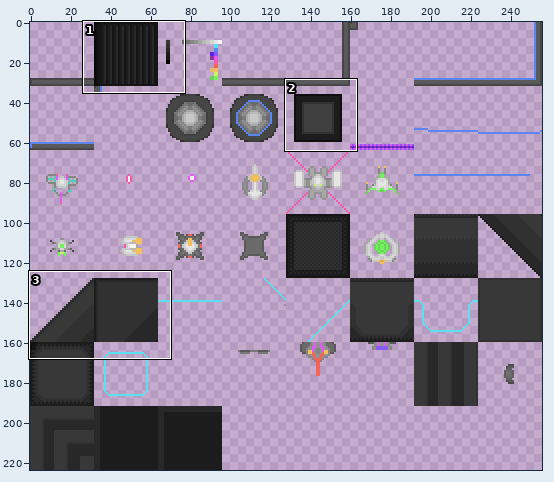
Edited in one commit: sprite sheet (Assets/Graphics/ConceptArts.png). The first picture is a wide view before the edit; the outline marks the close-up.
Close-up. Old version:
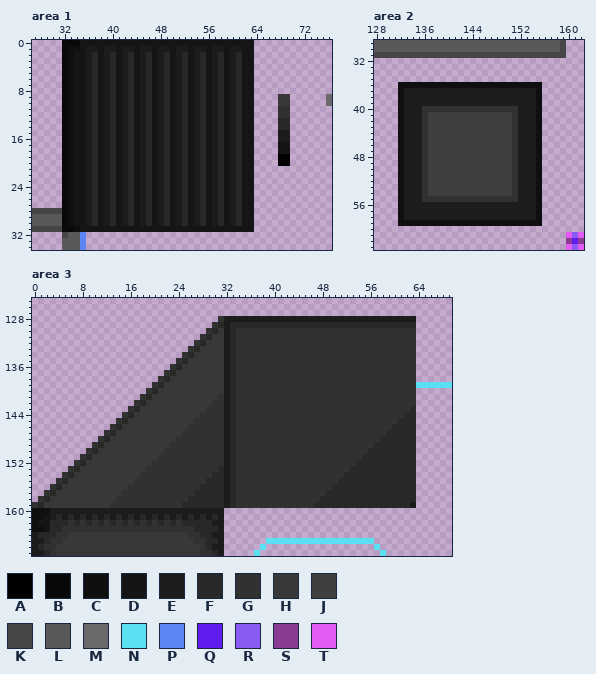
The file is 256x224 pixels. Pixels under 10% opacity are left out. Colours within 5 levels of each other are drawn and written as one. Shown: area 1: x 27..76, y 0..34; area 2: x 128..162, y 29..63; area 3: x 0..69, y 125..167.
Palette (. is transparent): A #000000  B #090909  C #0f0f0f  D #151515  E #1c1c1c  F #282828  G #313131  H #383838  J #3f3f3f  K #464646  L #595959  M #6a6a6a  N #5bdff3  P #5b85f3  Q #601dee  R #8a5bf3  S #8a3c93  T #e35bf3
Pixels before, area 1, first column x 27:
 0 .....BBBDDDDDDDDDDDDDDDDDDDDDDDDDDDDD.............
 1 .....BCCDEEDEEDEEDEEDEEDEEDEEDEEDEEDD.............
 2 .....BCDDEFDEFDEFDEFDEFDEFDEFDEFDEFDD.............
 3 .....BCDDEFDEFDEFDEFDEFDEFDEFDEFDEFDD.............
 4 .....BCDDEFDEFDEFDEFDEFDEFDEFDEFDEFDD.............
 5 .....BCDDEFDEFDEFDEFDEFDEFDEFDEFDEFDD.............
 6 .....BCDDEFDEFDEFDEFDEFDEFDEFDEFDEFDD.............
 7 .....BCDDEFDEFDEFDEFDEFDEFDEFDEFDEFDD.............
 8 .....BCDDEFDEFDEFDEFDEFDEFDEFDEFDEFDD.............
 9 .....BCDDEFDEFDEFDEFDEFDEFDEFDEFDEFDD....HH......M
10 .....BCDDEFDEFDEFDEFDEFDEFDEFDEFDEFDD....HH......M
11 .....BCDDEFDEFDEFDEFDEFDEFDEFDEFDEFDD....GG.......
12 .....BCDDEFDEFDEFDEFDEFDEFDEFDEFDEFDD....GG.......
13 .....BCDDEFDEFDEFDEFDEFDEFDEFDEFDEFDD....FF.......
14 .....BCDDEFDEFDEFDEFDEFDEFDEFDEFDEFDD....FF.......
15 .....BCDDEFDEFDEFDEFDEFDEFDEFDEFDEFDD....EE.......
16 .....BCDDEFDEFDEFDEFDEFDEFDEFDEFDEFDD....EE.......
17 .....BCDDEFDEFDEFDEFDEFDEFDEFDEFDEFDD....DD.......
18 .....BCDDEFDEFDEFDEFDEFDEFDEFDEFDEFDD....DD.......
19 .....BCDDEFDEFDEFDEFDEFDEFDEFDEFDEFDD....AA.......
20 .....BCDDEFDEFDEFDEFDEFDEFDEFDEFDEFDD....AA.......
21 .....BCDDEFDEFDEFDEFDEFDEFDEFDEFDEFDD.............
22 .....BCDDEFDEFDEFDEFDEFDEFDEFDEFDEFDD.............
23 .....BCDDEFDEFDEFDEFDEFDEFDEFDEFDEFDD.............
24 .....BCDDEFDEFDEFDEFDEFDEFDEFDEFDEFDD.............
25 .....BCDDEFDEFDEFDEFDEFDEFDEFDEFDEFDD.............
26 .....BCDDEFDEFDEFDEFDEFDEFDEFDEFDEFDD.............
27 .....BCDDEFDEFDEFDEFDEFDEFDEFDEFDEFDD.............
28 KKKKKBCDDEFDEFDEFDEFDEFDEFDEFDEFDEFDD.............
29 LLLLLBCDDEFDEFDEFDEFDEFDEFDEFDEFDEFDD.............
30 LLLLLBCDDEFDEFDEFDEFDEFDEFDEFDEFDEFDD.............
31 KKKKKBBCDDDDDDDDDDDDDDDDDDDDDDDDDDDDD.............
32 .....KLLP.........................................
33 .....LLLP.........................................
34 .....LLLP.........................................
Pixels before, area 2, first column x 128:
29 LLLLLLLLLLLLLLLLLLLLLLLLLLLLLLLK...
30 LLLLLLLLLLLLLLLLLLLLLLLLLLLLLLLK...
31 KKKKKKKKKKKKKKKKKKKKKKKKKKKKKKKK...
32 ...................................
33 ...................................
34 ...................................
35 ...................................
36 ....CCCCCCCCCCCCCCCCCCCCCCCC.......
37 ....CEEEEEEEEEEEEEEEEEEEEEEC.......
38 ....CEEEEEEEEEEEEEEEEEEEEEEC.......
39 ....CEEEEEEEEEEEEEEEEEEEEEEC.......
40 ....CEEEGGGGGGGGGGGGGGGGEEEC.......
41 ....CEEEGJJJJJJJJJJJJJJGEEEC.......
42 ....CEEEGJJJJJJJJJJJJJJGEEEC.......
43 ....CEEEGJJJJJJJJJJJJJJGEEEC.......
44 ....CEEEGJJJJJJJJJJJJJJGEEEC.......
45 ....CEEEGJJJJJJJJJJJJJJGEEEC.......
46 ....CEEEGJJJJJJJJJJJJJJGEEEC.......
47 ....CEEEGJJJJJJJJJJJJJJGEEEC.......
48 ....CEEEGJJJJJJJJJJJJJJGEEEC.......
49 ....CEEEGJJJJJJJJJJJJJJGEEEC.......
50 ....CEEEGJJJJJJJJJJJJJJGEEEC.......
51 ....CEEEGJJJJJJJJJJJJJJGEEEC.......
52 ....CEEEGJJJJJJJJJJJJJJGEEEC.......
53 ....CEEEGJJJJJJJJJJJJJJGEEEC.......
54 ....CEEEGJJJJJJJJJJJJJJGEEEC.......
55 ....CEEEGGGGGGGGGGGGGGGGEEEC.......
56 ....CEEEEEEEEEEEEEEEEEEEEEEC.......
57 ....CEEEEEEEEEEEEEEEEEEEEEEC.......
58 ....CEEEEEEEEEEEEEEEEEEEEEEC.......
59 ....CCCCCCCCCCCCCCCCCCCCCCCC.......
60 ...................................
61 ................................TRT
62 ................................SQS
63 ................................TRT
Pixels before, area 3 (only the part around the change), first column x 0:
125 ...................................................................
126 ...................................................................
127 ...................................................................
128 ...............................GEEEEEEEEEEEEEEEEEEEEEEEEEEEEEEEE...
129 ..............................GFEFFFFFFFFFFFFFFFFFFFFFFFFFFFFFFF...
130 .............................GFHEFGGGGGGGGGGGGGGGGGGGGGGGGGGGGGG...
131 ............................GFHHEFGGGGGGGGGGGGGGGGGGGGGGGGGGGGGG...
132 ...........................GFHHHEFGGGGGGGGGGGGGGGGGGGGGGGGGGGGGG...
133 ..........................GFHHHHEFGGGGGGGGGGGGGGGGGGGGGGGGGGGGGG...
134 .........................GFHHHHHEFGGGGGGGGGGGGGGGGGGGGGGGGGGGGGG...
135 ........................GFHHHHHHEFGGGGGGGGGGGGGGGGGGGGGGGGGGGGGG...
136 .......................GFHHHHHHHEFGGGGGGGGGGGGGGGGGGGGGGGGGGGGGG...
137 ......................GFHHHHHHHHEFGGGGGGGGGGGGGGGGGGGGGGGGGGGGGG...
138 .....................GFHHHHHHHHHEFGGGGGGGGGGGGGGGGGGGGGGGGGGGGGG...
139 ....................GFHHHHHHHHHHEFGGGGGGGGGGGGGGGGGGGGGGGGGGGGGGNNN
140 ...................GFHHHHHHHHHHHEFGGGGGGGGGGGGGGGGGGGGGGGGGGGGGG...
141 ..................GFHHHHHHHHHHHGEFGGGGGGGGGGGGGGGGGGGGGGGGGGGGGG...
142 .................GFHHHHHHHHHHHGGEFGGGGGGGGGGGGGGGGGGGGGGGGGGGGGG...
143 ................GFHHHHHHHHHHHGGGEFGGGGGGGGGGGGGGGGGGGGGGGGGGGGGF...
144 ...............GFHHHHHHHHHHHGGGGEFGGGGGGGGGGGGGGGGGGGGGGGGGGGGFF...
145 ..............GFHHHHHHHHHHHGGGGGEFGGGGGGGGGGGGGGGGGGGGGGGGGGGFFF...
146 .............GFHHHHHHHHHHHGGGGGGEFGGGGGGGGGGGGGGGGGGGGGGGGGGFFFF...
147 ............GFHHHHHHHHHHHGGGGGGGEFGGGGGGGGGGGGGGGGGGGGGGGGGFFFFF...
148 ...........GFHHHHHHHHHHHGGGGGGGGEFGGGGGGGGGGGGGGGGGGGGGGGGFFFFFF...
149 ..........GFHHHHHHHHHHHGGGGGGGGGEFGGGGGGGGGGGGGGGGGGGGGGGFFFFFFF...
150 .........GFHHHHHHHHHHHGGGGGGGGGGEFGGGGGGGGGGGGGGGGGGGGGGFFFFFFFF...
151 ........GFHHHHHHHHHHHGGGGGGGGGGGEFGGGGGGGGGGGGGGGGGGGGGFFFFFFFFF...
152 .......GFHHHHHHHHHHHGGGGGGGGGGGGEFGGGGGGGGGGGGGGGGGGGGFFFFFFFFFF...
153 ......GFHHHHHHHHHHHGGGGGGGGGGGGFEFGGGGGGGGGGGGGGGGGGGFFFFFFFFFFF...
154 .....GFHHHHHHHHHHHGGGGGGGGGGGGFFEFGGGGGGGGGGGGGGGGGGFFFFFFFFFFFF...
155 ....GFHHHHHHHHHHHGGGGGGGGGGGGFFFEFGGGGGGGGGGGGGGGGGFFFFFFFFFFFFF...
156 ...GFHHHHHHHHHHHGGGGGGGGGGGGFFFFEFGGGGGGGGGGGGGGGGFFFFFFFFFFFFFF...
157 ..GFHHHHHHHHHHHGGGGGGGGGGGGFFFFFEFGGGGGGGGGGGGGGGFFFFFFFFFFFFFFF...
158 .GFHHHHHHHHHHHGGGGGGGGGGGGFFFFFFEFGGGGGGGGGGGGGGFFFFFFFFFFFFFFFF...
159 GFHHHHHHHHHHHGGGGGGGGGGGGFFFFFFFEFGGGGGGGGGGGGGFFFFFFFFFFFFFFFFE...
160 CCCEEEEEEEEEEEEEEEEEEEEEEEEEEEEE...................................
161 CCDEFEFEFEFEFEFEFEFEFEFEFEFEFEFE...................................
162 CDDFFFGFGFGFGFGFGFGFGFGFGFFFFFEE...................................
163 CCDFFGGGGGGGGGGGGGGGGGGGGGGFFFFE...................................
164 EFFFGGHHHHHHHHHHHHHHHHHHHHGGFFEE...................................
165 EEFGGHHHHHHHHHHHHHHHHHHHHHHGGFFE.......NNNNNNNNNNNNNNNNNN..........
166 EFGGHHHHHHHHHHHHHHHHHHHHHHHHGFEE......N..................N.........
167 EEFGHHHHHHHHHHHHHHHHHHHHHHHHGGFE.....N....................N........
After:
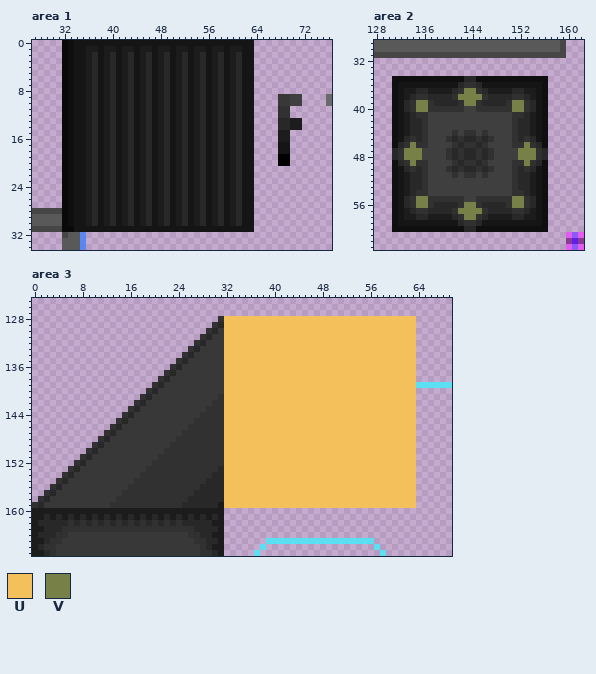
Colours new in this view: U #f3c05b  V #778046
From old to new:
Changed rows in their new state; - is an unchanged pixel.
Area 1:
first column x 33:
 0 CD
 1 -D
first column x 70:
 9 JJ
10 JJ
13 EE
14 EE
first column x 34:
31 D
Area 2:
first column x 131:
35 CCCCCCCCCCCCFFCCCCCCCCCCCC
36 CDDDDDDDDDDFGGFDDDDDDDDDDC
37 CD--FF----FGVVGF----FF--DC
38 CD-FGGFFFFGVVVVGFFFFGGF-DC
39 CDFGVVGFFFFGVVGFFFFGVVGFDC
40 CDFGVV------JJ------VVGFDC
41 CD-FG----------------GF-DC
42 CD-FF----------------FF-DC
43 CD-FF----------------FF-DC
44 CD-FF-----G-GG-G-----FF-DC
45 CDFGF----GFGFFGFG----FGFDC
46 CFGVG-----GFGGFG-----GVGFC
47 FGVVVJ---GFGFFGFG---JVVVGF
48 FGVVVJ---GFGFFGFG---JVVVGF
49 CFGVG-----GFGGFG-----GVGFC
50 CDFGF----GFGFFGFG----FGFDC
51 CD-FF-----G-GG-G-----FF-DC
52 CD-FF----------------FF-DC
53 CD-FF----------------FF-DC
54 CD-FG----------------GF-DC
55 CDFGVV------JJ------VVGFDC
56 CDFGVVGFFFFGVVGFFFFGVVGFDC
57 CD-FGGFFFFGVVVVGFFFFGGF-DC
58 CD--FF----FGVVGF----FF--DC
59 CDDDDDDDDDDFGGFDDDDDDDDDDC
60 CCCCCCCCCCCCFFCCCCCCCCCCCC
Area 3:
first column x 0:
128 --------------------------------UUUUUUUUUUUUUUUUUUUUUUUUUUUUUUUU
129 --------------------------------UUUUUUUUUUUUUUUUUUUUUUUUUUUUUUUU
130 --------------------------------UUUUUUUUUUUUUUUUUUUUUUUUUUUUUUUU
131 --------------------------------UUUUUUUUUUUUUUUUUUUUUUUUUUUUUUUU
132 --------------------------------UUUUUUUUUUUUUUUUUUUUUUUUUUUUUUUU
133 --------------------------------UUUUUUUUUUUUUUUUUUUUUUUUUUUUUUUU
134 --------------------------------UUUUUUUUUUUUUUUUUUUUUUUUUUUUUUUU
135 --------------------------------UUUUUUUUUUUUUUUUUUUUUUUUUUUUUUUU
136 --------------------------------UUUUUUUUUUUUUUUUUUUUUUUUUUUUUUUU
137 --------------------------------UUUUUUUUUUUUUUUUUUUUUUUUUUUUUUUU
138 --------------------------------UUUUUUUUUUUUUUUUUUUUUUUUUUUUUUUU
139 --------------------------------UUUUUUUUUUUUUUUUUUUUUUUUUUUUUUUU
140 --------------------------------UUUUUUUUUUUUUUUUUUUUUUUUUUUUUUUU
141 --------------------------------UUUUUUUUUUUUUUUUUUUUUUUUUUUUUUUU
142 --------------------------------UUUUUUUUUUUUUUUUUUUUUUUUUUUUUUUU
143 --------------------------------UUUUUUUUUUUUUUUUUUUUUUUUUUUUUUUU
144 --------------------------------UUUUUUUUUUUUUUUUUUUUUUUUUUUUUUUU
145 --------------------------------UUUUUUUUUUUUUUUUUUUUUUUUUUUUUUUU
146 --------------------------------UUUUUUUUUUUUUUUUUUUUUUUUUUUUUUUU
147 --------------------------------UUUUUUUUUUUUUUUUUUUUUUUUUUUUUUUU
148 --------------------------------UUUUUUUUUUUUUUUUUUUUUUUUUUUUUUUU
149 --------------------------------UUUUUUUUUUUUUUUUUUUUUUUUUUUUUUUU
150 --------------------------------UUUUUUUUUUUUUUUUUUUUUUUUUUUUUUUU
151 --------------------------------UUUUUUUUUUUUUUUUUUUUUUUUUUUUUUUU
152 --------------------------------UUUUUUUUUUUUUUUUUUUUUUUUUUUUUUUU
153 --------------------------------UUUUUUUUUUUUUUUUUUUUUUUUUUUUUUUU
154 --------------------------------UUUUUUUUUUUUUUUUUUUUUUUUUUUUUUUU
155 --------------------------------UUUUUUUUUUUUUUUUUUUUUUUUUUUUUUUU
156 --------------------------------UUUUUUUUUUUUUUUUUUUUUUUUUUUUUUUU
157 --------------------------------UUUUUUUUUUUUUUUUUUUUUUUUUUUUUUUU
158 --------------------------------UUUUUUUUUUUUUUUUUUUUUUUUUUUUUUUU
159 -------------------------------EUUUUUUUUUUUUUUUUUUUUUUUUUUUUUUUU
160 EEE-------------------------------------------------------------
161 EEF-------------------------------------------------------------
162 EFF-------------------------------------------------------------
163 EEF-------------------------------------------------------------
Pixel boxes of the changes (left, top, right, bottom) in both close-ups:
changed: (68, 40, 80, 52)
added: (290, 94, 302, 130)
changed: (74, 226, 80, 232)
changed: (392, 76, 548, 232)
changed: (218, 316, 416, 508)
changed: (32, 508, 50, 532)
